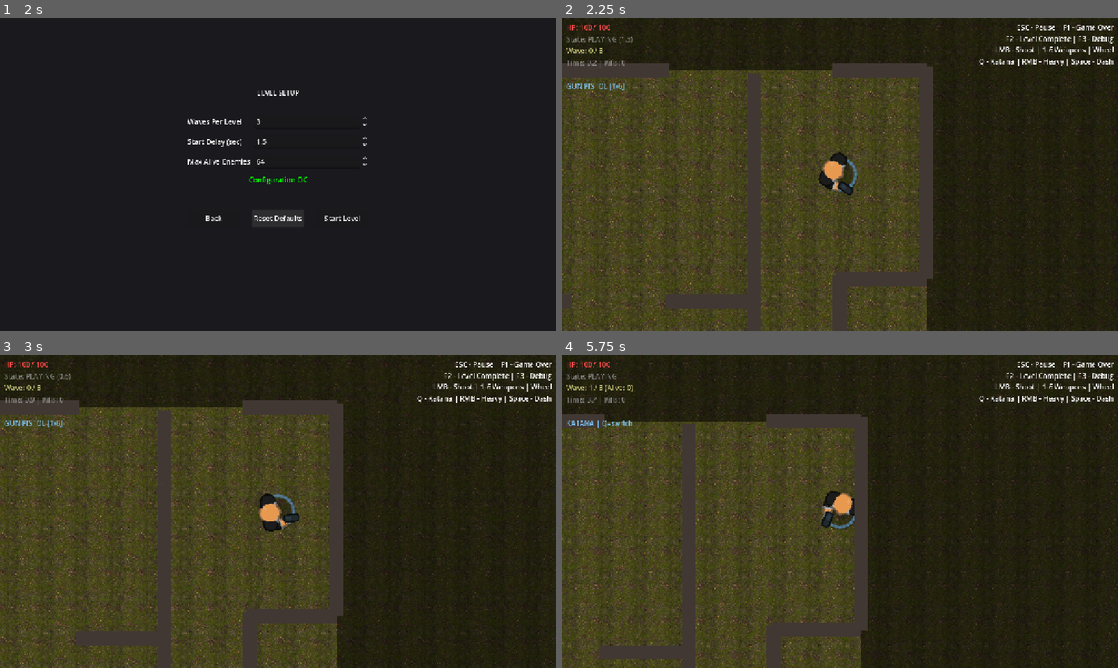
Above: before the commit, frames 1-4 (two rows, left to right).
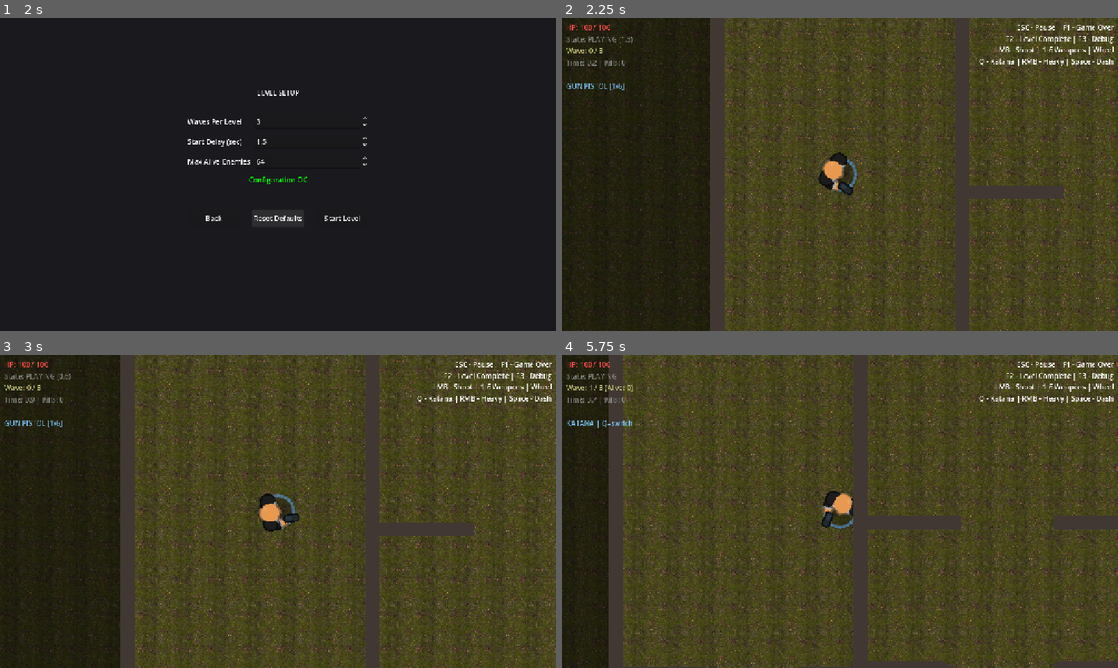
Above: after the commit, the same moments.

Repository: Alex-cat-ui/arena-shooter
Game: Godot game, scene res://scenes/app_root.tscn
Two runs of this game, one before a commit and one after it. Both use one fixed random seed, a clock stepped at 60 frames per second and the inputs below.
Inputs (mouse positions are in pixels of both pictures, inside the frame that each line leads up to):
- Up to frame 1 (2 s): click "New Game" at 0.5 s; click "Reset Defaults" at 1.25 s
- Up to frame 2 (2.25 s): click "Start Level" at 2 s
- Up to frame 3 (3 s): tap Enter at 2.75 s; move the mouse to (400, 495) at 2.77 s; hold D (move_right) from 2.78 s (still down); tap Space (katana_dash) at 2.85 s
- Up to frame 4 (5.75 s): move the mouse to (728, 527) at 3.52 s; release D (move_right) at 3.53 s; hold S (move_down) 3.53-4.28 s; right-click (728, 527) at 3.6 s; move the mouse to (895, 442) at 4.27 s; hold D (move_right) 4.28-5.03 s; click (895, 442) at 4.35 s; move the mouse to (812, 574) at 5.02 s; hold W (move_up) from 5.03 s (still down); tap Q (katana_toggle) at 5.1 s

Frame 1 is identical in both runs. In frame 2, 67% of the frame differs, in the area x 0-100%, y 0-100%; in frame 3, 68%; in frame 4, 66%.

Commit message:
layout: tighten corridor geometry and add visual regression guard

Diff:
--- a/src/core/game_config.gd
+++ b/src/core/game_config.gd
@@ -329,7 +329,7 @@
 @export_range(0.3, 1.0) var cross_split_max_frac: float = 0.72
 @export_range(0.0, 0.3) var void_area_min_frac: float = 0.08
 @export_range(0, 5) var narrow_room_max: int = 1
-@export_range(2.0, 50.0) var corridor_max_aspect: float = 30.0
+@export_range(2.0, 50.0) var corridor_max_aspect: float = 12.0
 @export var composition_enabled: bool = true
 
 @export var layout_debug_draw: bool = false
@@ -510,7 +510,7 @@
 	cross_split_max_frac = 0.72
 	void_area_min_frac = 0.08
 	narrow_room_max = 1
-	corridor_max_aspect = 30.0
+	corridor_max_aspect = 12.0
 	composition_enabled = true
 	layout_debug_draw = false
 	layout_debug_text = true
--- a/src/systems/procedural_layout.gd
+++ b/src/systems/procedural_layout.gd
@@ -50,14 +50,19 @@
 var _leaf_adj: Dictionary = {}
 var layout_mode_name: String = ""
 const COMPLEX_SHAPES_CHANCE := 0.15
-const MAX_GENERATION_ATTEMPTS := 60
-const MODE_STICKY_ATTEMPTS := 3
+const MAX_GENERATION_ATTEMPTS := 200
+const MODE_PRIMARY_ATTEMPTS := 170
+const HM_CORRIDOR_MAX_ASPECT := 10.0
+const HM_CORRIDOR_SOFT_MAX_LEN_FRAC := 0.48
+const HM_CORRIDOR_HARD_MAX_LEN_FRAC := 0.72
+const INTERIOR_BLOCKER_CHANCE := 0.45
 var _l_room_ids: Array = []
 var _l_room_notches: Array = []  # [{room_id:int, notch_rect:Rect2, corner:String}]
 var _perimeter_notches: Array = []  # [{room_id:int, notch_rect:Rect2, side:String}]
 var _t_u_reserved_ids: Array = []
 var _t_u_room_ids: Array = []
 var _complex_shape_wall_segs: Array = []
+var _interior_blocker_segs: Array = []
 var _entry_gate: Rect2 = Rect2()
 
 ## Composition enforcement (Part 4)
@@ -74,25 +79,20 @@
 	var layout := ProceduralLayout.new()
 	layout._arena = arena_rect
 
-	var base_seed := p_seed
+	# Sticky mode per input seed: try many geometric variations in the same composition mode first.
+	seed(p_seed)
+	var sticky_mode := layout._choose_composition_mode()
 	var attempts_used := 0
 	while attempts_used < MAX_GENERATION_ATTEMPTS and not layout.valid:
-		# Sticky mode per input seed: try several geometric variations before mode/seed switch.
-		seed(base_seed)
-		var sticky_mode := layout._choose_composition_mode()
-		for local_attempt in range(MODE_STICKY_ATTEMPTS):
-			if attempts_used >= MAX_GENERATION_ATTEMPTS:
-				break
-			var attempt_seed := base_seed + local_attempt * 10007
-			seed(attempt_seed)
-			layout.layout_seed = attempt_seed
-			layout._forced_layout_mode = sticky_mode
-			layout._generate()
-			attempts_used += 1
-			if layout._validate():
-				layout.valid = true
-				break
-		base_seed += 1
+		var attempt_seed := p_seed + attempts_used * 10007
+		seed(attempt_seed)
+		layout.layout_seed = attempt_seed
+		layout._forced_layout_mode = sticky_mode if attempts_used < MODE_PRIMARY_ATTEMPTS else -1
+		layout._generate()
+		attempts_used += 1
+		if layout._validate():
+			layout.valid = true
+			break
 	layout._forced_layout_mode = -1
 
 	if layout.valid:
@@ -105,13 +105,13 @@
 		for vr: Rect2 in layout.void_rects:
 			void_area_pct += vr.get_area()
 		void_area_pct = void_area_pct / maxf(arena_area, 1.0) * 100.0
-		print("[ProceduralLayout] OK seed=%d arena=%.0fx%.0f rooms=%d corridors=%d doors=%d big=%d avg_deg=%.1f max_doors=%d loops=%d isolated=%d corr_leaves=%d mode=%s hubs=%d voids=%d void%%=%.1f l_rooms=%d gate=%s" % [
+		print("[ProceduralLayout] OK seed=%d arena=%.0fx%.0f rooms=%d corridors=%d doors=%d big=%d avg_deg=%.1f max_doors=%d loops=%d isolated=%d corr_leaves=%d mode=%s hubs=%d voids=%d void%%=%.1f l_rooms=%d blockers=%d gate=%s" % [
 			layout.layout_seed, layout._arena.size.x, layout._arena.size.y,
 			layout.rooms.size(), layout.corridors.size(),
 			layout.doors.size(), layout.big_rooms_count,
 			layout.avg_degree, layout.max_doors_stat, layout.extra_loops, layout.isolated_fixed,
 			layout._logical_corr_count, layout.layout_mode_name, layout._hub_ids.size(),
-			layout._void_ids.size(), void_area_pct, layout._l_room_ids.size(),
+			layout._void_ids.size(), void_area_pct, layout._l_room_ids.size(), layout._interior_blocker_segs.size(),
 			str(layout._entry_gate != Rect2())])
 	else:
 		push_warning("[ProceduralLayout] FAILED after %d attempts" % MAX_GENERATION_ATTEMPTS)
@@ -146,6 +146,7 @@
 	_t_u_reserved_ids.clear()
 	_t_u_room_ids.clear()
 	_complex_shape_wall_segs.clear()
+	_interior_blocker_segs.clear()
 	_entry_gate = Rect2()
 	_protected_doors.clear()
 	_composition_ok = true
@@ -207,6 +208,9 @@
 	# 4.9) Apply T/U complex room shapes
 	_apply_t_u_shapes()
 
+	# 4.92) Add short interior blockers in oversized single-rect rooms.
+	_apply_interior_blockers()
+
 	# 5) Collect split segments from BSP tree
 	_collect_split_segments(_bsp_root)
 
@@ -293,6 +297,7 @@
 	var MAX_ASPECT := 5.0
 	var cross_max_frac: float = GameConfig.cross_split_max_frac if GameConfig else 0.72
 	var arena_major := maxf(_arena.size.x, _arena.size.y)
+	var corridor_len_cap := maxf(corridor_len_min_val + 64.0, arena_major * HM_CORRIDOR_SOFT_MAX_LEN_FRAC)
 	var center_avoid := 0.08
 
 	var root := {"rect": _arena, "left": null, "right": null, "leaf_id": -1, "is_corridor": false}
@@ -316,16 +321,16 @@
 			if n["is_corridor"] == true:
 				continue
 			var lf: Rect2 = n["rect"]
-			var can_v := lf.size.x >= min_leaf_w + corr_w_min_val + min_leaf_w and lf.size.y >= corridor_len_min_val
-			var can_h := lf.size.y >= min_leaf_h + corr_w_min_val + min_leaf_h and lf.size.x >= corridor_len_min_val
+			var can_v := lf.size.x >= min_leaf_w + corr_w_min_val + min_leaf_w and lf.size.y >= corridor_len_min_val and lf.size.y <= corridor_len_cap
+			var can_h := lf.size.y >= min_leaf_h + corr_w_min_val + min_leaf_h and lf.size.x >= corridor_len_min_val and lf.size.x <= corridor_len_cap
 			if (can_v or can_h) and lf.get_area() > best_triple_area:
 				best_triple_area = lf.get_area()
 				best_triple = n
 
 		if best_triple != null:
 			var lf: Rect2 = best_triple["rect"]
-			var can_v := lf.size.x >= min_leaf_w + corr_w_min_val + min_leaf_w and lf.size.y >= corridor_len_min_val
-			var can_h := lf.size.y >= min_leaf_h + corr_w_min_val + min_leaf_h and lf.size.x >= corridor_len_min_val
+			var can_v := lf.size.x >= min_leaf_w + corr_w_min_val + min_leaf_w and lf.size.y >= corridor_len_min_val and lf.size.y <= corridor_len_cap
+			var can_h := lf.size.y >= min_leaf_h + corr_w_min_val + min_leaf_h and lf.size.x >= corridor_len_min_val and lf.size.x <= corridor_len_cap
 			var do_vert: bool
 			if can_v and can_h:
 				do_vert = randf() > 0.5
@@ -381,8 +386,8 @@
 			if n["is_corridor"] == true:
 				continue
 			var lf: Rect2 = n["rect"]
-			var can_v := lf.size.x >= corr_w_min_val + min_leaf_w and lf.size.y >= corridor_len_min_val
-			var can_h := lf.size.y >= corr_w_min_val + min_leaf_h and lf.size.x >= corridor_len_min_val
+			var can_v := lf.size.x >= corr_w_min_val + min_leaf_w and lf.size.y >= corridor_len_min_val and lf.size.y <= corridor_len_cap
+			var can_h := lf.size.y >= corr_w_min_val + min_leaf_h and lf.size.x >= corridor_len_min_val and lf.size.x <= corridor_len_cap
 			if (can_v or can_h) and lf.get_area() > best_area:
 				best_area = lf.get_area()
 				best = n
@@ -390,8 +395,8 @@
 			continue
 
 		var lf2: Rect2 = best["rect"]
-		var can_v2 := lf2.size.x >= corr_w_min_val + min_leaf_w and lf2.size.y >= corridor_len_min_val
-		var can_h2 := lf2.size.y >= corr_w_min_val + min_leaf_h and lf2.size.x >= corridor_len_min_val
+		var can_v2 := lf2.size.x >= corr_w_min_val + min_leaf_w and lf2.size.y >= corridor_len_min_val and lf2.size.y <= corridor_len_cap
+		var can_h2 := lf2.size.y >= corr_w_min_val + min_leaf_h and lf2.size.x >= corridor_len_min_val and lf2.size.x <= corridor_len_cap
 		var do_vert2: bool
 		if can_v2 and can_h2:
 			do_vert2 = randf() > 0.5
@@ -474,11 +479,12 @@
 			orientations = [false]
 
 		var split_ok := false
+		var allow_long_split := leaf_count <= 2
 		for horiz in orientations:
 			if horiz:
 				# Part 2: horizontal split creates line of length lf.size.x
 				var line_len := lf.size.x
-				if line_len > arena_major * cross_max_frac:
+				if line_len > arena_major * cross_max_frac and not allow_long_split:
 					continue  # Too long — would create cross
 
 				# Try split position with center-avoid
@@ -508,7 +514,7 @@
 			else:
 				# Part 2: vertical split creates line of length lf.size.y
 				var line_len := lf.size.y
-				if line_len > arena_major * cross_max_frac:
+				if line_len > arena_major * cross_max_frac and not allow_long_split:
 					continue  # Too long — would create cross
 
 				# Try split position with center-avoid
@@ -542,6 +548,61 @@
 		all_nodes.append(best["left"])
 		all_nodes.append(best["right"])
 
+	# Corridor fallback: if forced corridor carving could not run on huge root leaves,
+	# retag 1..N elongated leaves as corridors after BSP.
+	if _logical_corr_count <= 0:
+		var corr_min_cfg: int = GameConfig.corridor_count_min if GameConfig else 1
+		var corr_max_cfg: int = GameConfig.corridor_count_max if GameConfig else 3
+		var corridor_target := clampi(randi_range(corr_min_cfg, corr_max_cfg), 1, 3)
+		var corridor_candidates: Array = []
+		for n in all_nodes:
+			if n["left"] != null:
+				continue
+			if n["is_corridor"] == true:
+				continue
+			var lf: Rect2 = n["rect"]
+			var width := minf(lf.size.x, lf.size.y)
+			var length := maxf(lf.size.x, lf.size.y)
+			var aspect := length / maxf(width, 1.0)
+			if width < corr_w_min_val:
+				continue
+			if length < corridor_len_min_val * 0.8:
+				continue
+			if length > corridor_len_cap:
+				continue
+			if aspect < 1.8:
+				continue
+			var touches_perimeter := (
+				absf(lf.position.x - _arena.position.x) < 1.0
+				or absf(lf.end.x - _arena.end.x) < 1.0
+				or absf(lf.position.y - _arena.position.y) < 1.0
+				or absf(lf.end.y - _arena.end.y) < 1.0
+			)
+			var score := aspect * 1000.0 + lf.get_area() * 0.001
+			if touches_perimeter:
+				score -= 250.0
+			corridor_candidates.append({
+				"node": n,
+				"score": score,
+				"touches_perimeter": touches_perimeter,
+			})
+
+		corridor_candidates.sort_custom(func(a, b): return float(a["score"]) > float(b["score"]))
+		var selected := 0
+		var perimeter_selected := 0
+		for cand in corridor_candidates:
+			if selected >= corridor_target:
+				break
+			var touches: bool = cand["touches_perimeter"] == true
+			if touches and perimeter_selected >= 1:
+				continue
+			var node: Dictionary = cand["node"] as Dictionary
+			node["is_corridor"] = true
+			selected += 1
+			if touches:
+				perimeter_selected += 1
+		_logical_corr_count += selected
+
 	return root
 
 
@@ -821,6 +882,20 @@
 	return best_id
 
 
+func _leaf_neighbor_count(room_id: int) -> int:
+	if not _leaf_adj.has(room_id):
+		return 0
+	var count := 0
+	for n in (_leaf_adj[room_id] as Array):
+		var ni := int(n)
+		if ni == room_id:
+			continue
+		if ni in _void_ids:
+			continue
+		count += 1
+	return count
+
+
 func _find_spine_candidate(center: Vector2) -> int:
 	var best_id := -1
 	var best_dist := INF
@@ -828,6 +903,8 @@
 		if rooms[i]["is_corridor"] != true:
 			continue
 		if i in _low_priority_ids:
+			continue
+		if _leaf_neighbor_count(i) < 2:
 			continue
 		var dist := (rooms[i]["center"] as Vector2).distance_to(center)
 		if dist < best_dist:
@@ -840,9 +917,11 @@
 	for i in range(rooms.size()):
 		if i in _low_priority_ids:
 			continue
+		if _leaf_neighbor_count(i) < 3:
+			continue
 		var r: Rect2 = (rooms[i]["rects"] as Array)[0] as Rect2
 		var ratio := maxf(r.size.x, r.size.y) / maxf(minf(r.size.x, r.size.y), 1.0)
-		if ratio > best_ratio:
+		if ratio >= 1.6 and ratio > best_ratio:
 			best_ratio = ratio
 			best_id = i
 	return best_id
@@ -1145,6 +1224,63 @@
 	return mn < 128.0 and mx > 256.0
 
 
+func _corridor_has_turn(room_id: int) -> bool:
+	if room_id < 0 or room_id >= rooms.size():
+		return false
+	var has_horizontal := false
+	var has_vertical := false
+	for rect in (rooms[room_id]["rects"] as Array):
+		var r := rect as Rect2
+		if r.size.x >= r.size.y:
+			has_horizontal = true
+		else:
+			has_vertical = true
+		if has_horizontal and has_vertical:
+			return true
+	return false
+
+
+func _is_bad_corridor_geometry(room_id: int) -> bool:
+	if room_id < 0 or room_id >= rooms.size():
+		return false
+	if rooms[room_id]["is_corridor"] != true:
+		return false
+	if room_id in _void_ids:
+		return false
+
+	var has_turn := _corridor_has_turn(room_id)
+	var max_aspect_cfg: float = GameConfig.corridor_max_aspect if GameConfig else HM_CORRIDOR_MAX_ASPECT
+	var max_aspect := minf(max_aspect_cfg, HM_CORRIDOR_MAX_ASPECT)
+	var arena_major := maxf(_arena.size.x, _arena.size.y)
+	var soft_len_cap := arena_major * HM_CORRIDOR_SOFT_MAX_LEN_FRAC
+	var hard_len_cap := arena_major * HM_CORRIDOR_HARD_MAX_LEN_FRAC
+
+	for rect in (rooms[room_id]["rects"] as Array):
+		var r := rect as Rect2
+		var width := minf(r.size.x, r.size.y)
+		var length := maxf(r.size.x, r.size.y)
+		if width < 128.0:
+			return true
+		if length / maxf(width, 1.0) > max_aspect and not has_turn:
+			return true
+		if length > hard_len_cap:
+			return true
+
+	var bbox := _room_bounding_box(room_id)
+	var bbox_width := minf(bbox.size.x, bbox.size.y)
+	var bbox_length := maxf(bbox.size.x, bbox.size.y)
+	if bbox_width < 128.0:
+		return true
+	if bbox_length / maxf(bbox_width, 1.0) > max_aspect and not has_turn:
+		return true
+	if bbox_length > soft_len_cap and not has_turn:
+		return true
+	if bbox_length > hard_len_cap:
+		return true
+
+	return false
+
+
 func _is_bad_edge_corridor(room_id: int) -> bool:
 	if room_id < 0 or room_id >= rooms.size():
 		return false
@@ -1628,6 +1764,75 @@
 
 	if _t_u_room_ids.is_empty() and not reserved_candidates.is_empty():
 		_try_apply_t_u_shape(int(reserved_candidates[0]))
+
+
+func _apply_interior_blockers() -> void:
+	_interior_blocker_segs.clear()
+	var max_blockers := 4
+	var margin := 96.0
+
+	for i in range(rooms.size()):
+		if _interior_blocker_segs.size() >= max_blockers:
+			break
+		if rooms[i]["is_corridor"] == true:
+			continue
+		if rooms[i].get("is_void", false) == true:
+			continue
+
+		var rects: Array = rooms[i]["rects"] as Array
+		if rects.size() != 1:
+			continue
+		var r := rects[0] as Rect2
+		if minf(r.size.x, r.size.y) < 300.0:
+			continue
+		if r.get_area() < 140000.0:
+			continue
+		if randf() > INTERIOR_BLOCKER_CHANCE:
+			continue
+
+		var prefer_horizontal := r.size.x >= r.size.y
+		if prefer_horizontal:
+			var seg_len_max := minf(320.0, r.size.x - margin * 2.0)
+			if seg_len_max < 160.0:
+				continue
+			var seg_len := randf_range(160.0, seg_len_max)
+			var x0_min := r.position.x + margin
+			var x0_max := r.end.x - margin - seg_len
+			if x0_max < x0_min:
+				continue
+			var x0 := randf_range(x0_min, x0_max)
+			var y := clampf(
+				r.get_center().y + randf_range(-56.0, 56.0),
+				r.position.y + margin,
+				r.end.y - margin
+			)
+			_interior_blocker_segs.append({
+				"type": "H",
+				"pos": y,
+				"t0": x0,
+				"t1": x0 + seg_len,
+			})
+		else:
+			var seg_len_max := minf(320.0, r.size.y - margin * 2.0)
+			if seg_len_max < 160.0:
+				continue
+			var seg_len := randf_range(160.0, seg_len_max)
+			var y0_min := r.position.y + margin
+			var y0_max := r.end.y - margin - seg_len
+			if y0_max < y0_min:
+				continue
+			var y0 := randf_range(y0_min, y0_max)
+			var x := clampf(
+				r.get_center().x + randf_range(-56.0, 56.0),
+				r.position.x + margin,
+				r.end.x - margin
+			)
+			_interior_blocker_segs.append({
+				"type": "V",
+				"pos": x,
+				"t0": y0,
+				"t1": y0 + seg_len,
+			})
 
 
 func _try_apply_t_u_shape(room_id: int) -> bool:
@@ -2093,7 +2298,8 @@
 		var ni := int(n)
 		_protected_doors.append({"a": mini(spine, ni), "b": maxi(spine, ni)})
 
-	# Every non-corridor room must be within 2 hops of spine
+	# Every non-corridor room should be within 3 hops of spine.
+	# 3 hops keeps spine readability while avoiding mode collapse under strict retries.
 	for i in range(rooms.size()):
 		if i in _void_ids:
 			continue
@@ -2103,7 +2309,7 @@
 			continue
 
 		var dist := _bfs_distance(i, spine)
-		if dist <= 2:
+		if dist <= 3:
 			continue
 
 		# Try to add a door to get closer
@@ -2482,19 +2688,13 @@
 	if closet_count > 2:
 		return false
 
-	var corr_max_aspect: float = GameConfig.corridor_max_aspect if GameConfig else 30.0
 	for i in range(rooms.size()):
 		if rooms[i]["is_corridor"] != true:
 			continue
 		if i in _void_ids:
 			continue
-		var corr_rects: Array = rooms[i]["rects"] as Array
-		for rect in corr_rects:
-			var r := rect as Rect2
-			if minf(r.size.x, r.size.y) < 128.0:
-				return false
-			if _rect_aspect(r) > corr_max_aspect:
-				return false
+		if _is_bad_corridor_geometry(i):
+			return false
 		if _is_bad_edge_corridor(i):
 			return false
 
@@ -2937,6 +3137,10 @@
 
 	# T/U complex shape cut walls.
 	for seg in _complex_shape_wall_segs:
+		base_segs.append(seg)
+
+	# Interior blocker walls (short cover lines in oversized rooms).
+	for seg in _interior_blocker_segs:
 		base_segs.append(seg)
 
 	# Part 5: Merge collinear perimeter segments (dedup)
@@ -3170,9 +3374,9 @@
 	# Part 9: Enhanced layout mode label with composition info
 	var ring_len := _ring_ids.size() if not _ring_ids.is_empty() else 0
 	var mode_lbl := Label.new()
-	mode_lbl.text = "Mode:%s  Hubs:%d  Voids:%d  L:%d  Gate:%s  AvgDeg:%.1f  MaxD:%d  Ring:%d" % [
+	mode_lbl.text = "Mode:%s  Hubs:%d  Voids:%d  L:%d  Bk:%d  Gate:%s  AvgDeg:%.1f  MaxD:%d  Ring:%d" % [
 		layout_mode_name, _hub_ids.size(), _void_ids.size(), _l_room_ids.size(),
-		str(_entry_gate != Rect2()), avg_degree, max_doors_stat, ring_len]
+		_interior_blocker_segs.size(), str(_entry_gate != Rect2()), avg_degree, max_doors_stat, ring_len]
 	mode_lbl.position = Vector2(_arena.position.x + 4, _arena.position.y + 4)
 	mode_lbl.add_theme_color_override("font_color", Color(1.0, 0.5, 0.0, 0.9))
 	debug_node.add_child(mode_lbl)
--- /dev/null
+++ b/tests/test_layout_visual_regression.gd
@@ -0,0 +1,101 @@
+## test_layout_visual_regression.gd
+## Visual geometry guard for Hotline-like layouts.
+## Run via: godot --headless res://tests/test_layout_visual_regression.tscn
+extends Node
+
+const SEED_COUNT := 50
+const ARENA := Rect2(-1100, -1100, 2200, 2200)
+const MAX_AVG_OPEN_OVERSIZED := 2.20
+const MIN_AVG_BLOCKERS := 0.35
+
+
+func _ready() -> void:
+	print("=".repeat(68))
+	print("VISUAL REGRESSION TEST: %d seeds, arena %s" % [SEED_COUNT, str(ARENA)])
+	print("=".repeat(68))
+
+	var walls_node := Node2D.new()
+	add_child(walls_node)
+	var debug_node := Node2D.new()
+	add_child(debug_node)
+	var player_node := CharacterBody2D.new()
+	var col_shape := CollisionShape2D.new()
+	var shape := CircleShape2D.new()
+	shape.radius = 12.0
+	col_shape.shape = shape
+	player_node.add_child(col_shape)
+	add_child(player_node)
+
+	var invalid_count := 0
+	var total_bad_corridors := 0
+	var total_bad_edge_corridors := 0
+	var total_open_oversized := 0
+	var total_blockers := 0
+
+	for s in range(1, SEED_COUNT + 1):
+		for child in walls_node.get_children():
+			child.queue_free()
+		await get_tree().process_frame
+
+		var layout := ProceduralLayout.generate_and_build(ARENA, s, walls_node, debug_node, player_node)
+		if not layout.valid:
+			invalid_count += 1
+			continue
+
+		total_blockers += layout._interior_blocker_segs.size()
+
+		for i in range(layout.rooms.size()):
+			if i in layout._void_ids:
+				continue
+			var room: Dictionary = layout.rooms[i]
+			if room["is_corridor"] == true:
+				if layout._is_bad_corridor_geometry(i):
+					total_bad_corridors += 1
+				if layout._is_bad_edge_corridor(i):
+					total_bad_edge_corridors += 1
+				continue
+
+			var rects: Array = room["rects"] as Array
+			if rects.size() != 1:
+				continue
+			if i in layout._hub_ids:
+				continue
+			if i in layout._ring_ids:
+				continue
+			var r := rects[0] as Rect2
+			var is_open_oversized: bool = (
+				r.get_area() >= 420000.0
+				and minf(r.size.x, r.size.y) >= 520.0
+				and room.get("is_perimeter_notched", false) != true
+				and room.get("complex_shape", "") == ""
+			)
+			if is_open_oversized:
+				total_open_oversized += 1
+
+	var avg_open_oversized := float(total_open_oversized) / maxf(float(SEED_COUNT), 1.0)
+	var avg_blockers := float(total_blockers) / maxf(float(SEED_COUNT), 1.0)
+
+	print("\n" + "-".repeat(68))
+	print("Visual metrics")
+	print("  invalid layouts:            %d" % invalid_count)
+	print("  total bad corridors:        %d" % total_bad_corridors)
+	print("  total bad edge corridors:   %d" % total_bad_edge_corridors)
+	print("  avg open oversized rooms:   %.2f (target <= %.2f)" % [avg_open_oversized, MAX_AVG_OPEN_OVERSIZED])
+	print("  avg blockers per layout:    %.2f (target >= %.2f)" % [avg_blockers, MIN_AVG_BLOCKERS])
+	print("-".repeat(68))
+
+	var is_pass := true
+	if invalid_count > 0:
+		is_pass = false
+	if total_bad_corridors > 0:
+		is_pass = false
+	if total_bad_edge_corridors > 0:
+		is_pass = false
+	if avg_open_oversized > MAX_AVG_OPEN_OVERSIZED:
+		is_pass = false
+	if avg_blockers < MIN_AVG_BLOCKERS:
+		is_pass = false
+
+	print("RESULT: %s" % ("PASS" if is_pass else "FAIL"))
+	print("=".repeat(68))
+	get_tree().quit(0 if is_pass else 1)
--- /dev/null
+++ b/tests/test_layout_visual_regression.tscn
@@ -0,0 +1,6 @@
+[gd_scene load_steps=2 format=3]
+
+[ext_resource type="Script" path="res://tests/test_layout_visual_regression.gd" id="1_visual"]
+
+[node name="TestLayoutVisualRegression" type="Node"]
+script = ExtResource("1_visual")
